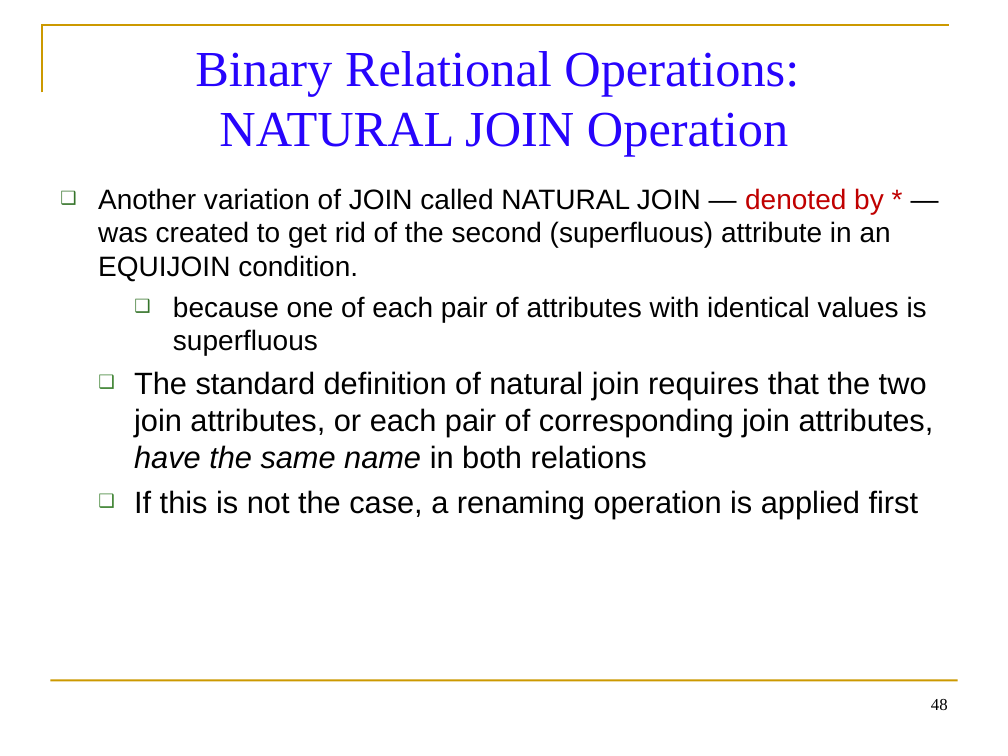
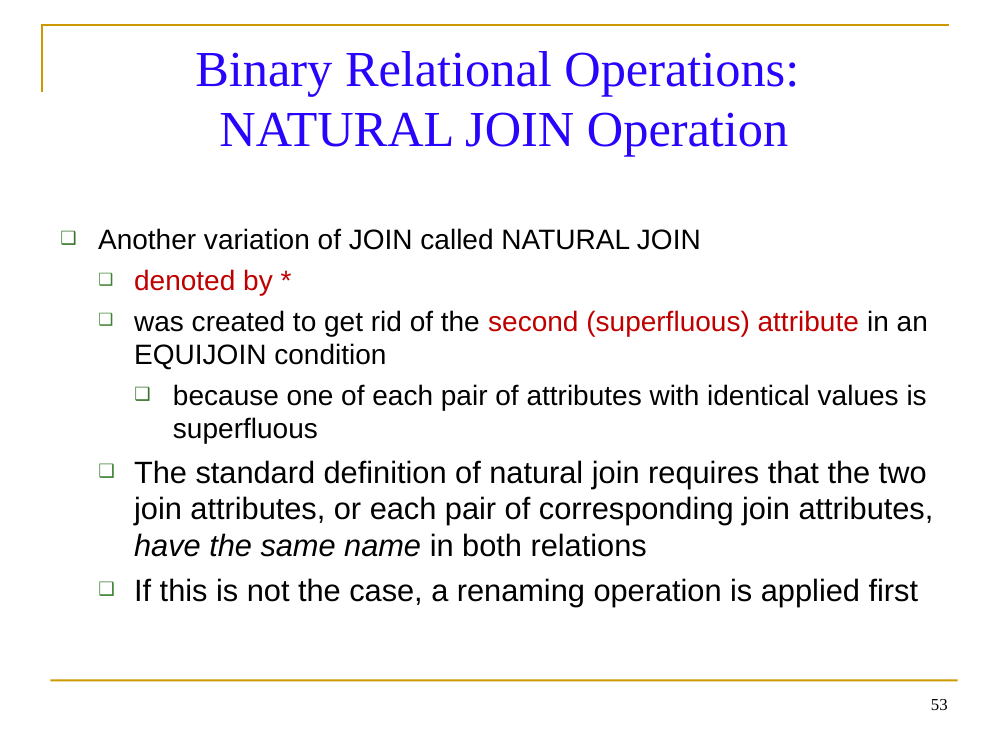
Before and after one commit to balachander712/Lab-Main, a slide deck: slide 53 of Sem3/Materials/Database Management System/Relational Algebra Operations.ppt (slide 48 before the commit). Drawn at 1008x756 pixels with LibreOffice and Linux fonts; fonts in the diff are those of the drawing. Boxes give left, top, right and bottom in pixels: in the first picture for what was removed or moved away, otherwise in the second. Text is boxed around its words. In the diff, an @@ line names an element or a change of style, - is before the commit and + after.

```diff
--- a/Sem3/Materials/Database Management System/Relational Algebra Operations.ppt
+++ b/Sem3/Materials/Database Management System/Relational Algebra Operations.ppt
@@ text at (98, 228, 928, 369): text changed @@
-❑ Another variation of JOIN called NATURAL JOIN — denoted by * — was created to get rid of the second (superfluous) attribute in an EQUIJOIN condition.
+❑ Another variation of JOIN called NATURAL JOIN
+  ❑ denoted by *
+  ❑ was created to get rid of the second (superfluous) attribute in an EQUIJOIN condition
@@ page number at (931, 699, 948, 710): text changed @@
-48
+53
```
Also in this commit, not shown: 9 other slides changed, 36 slides added, 24 other files.
